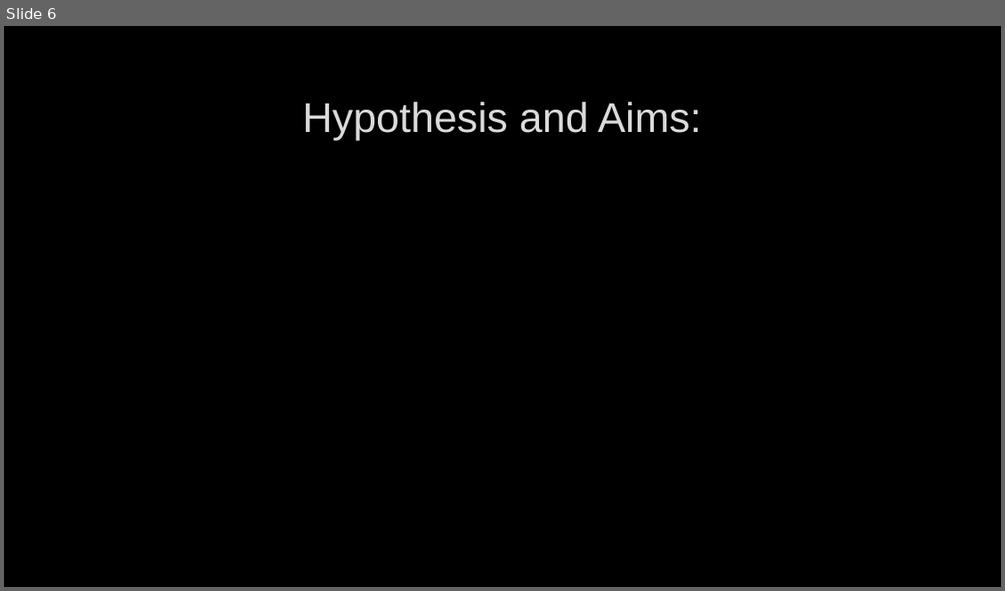
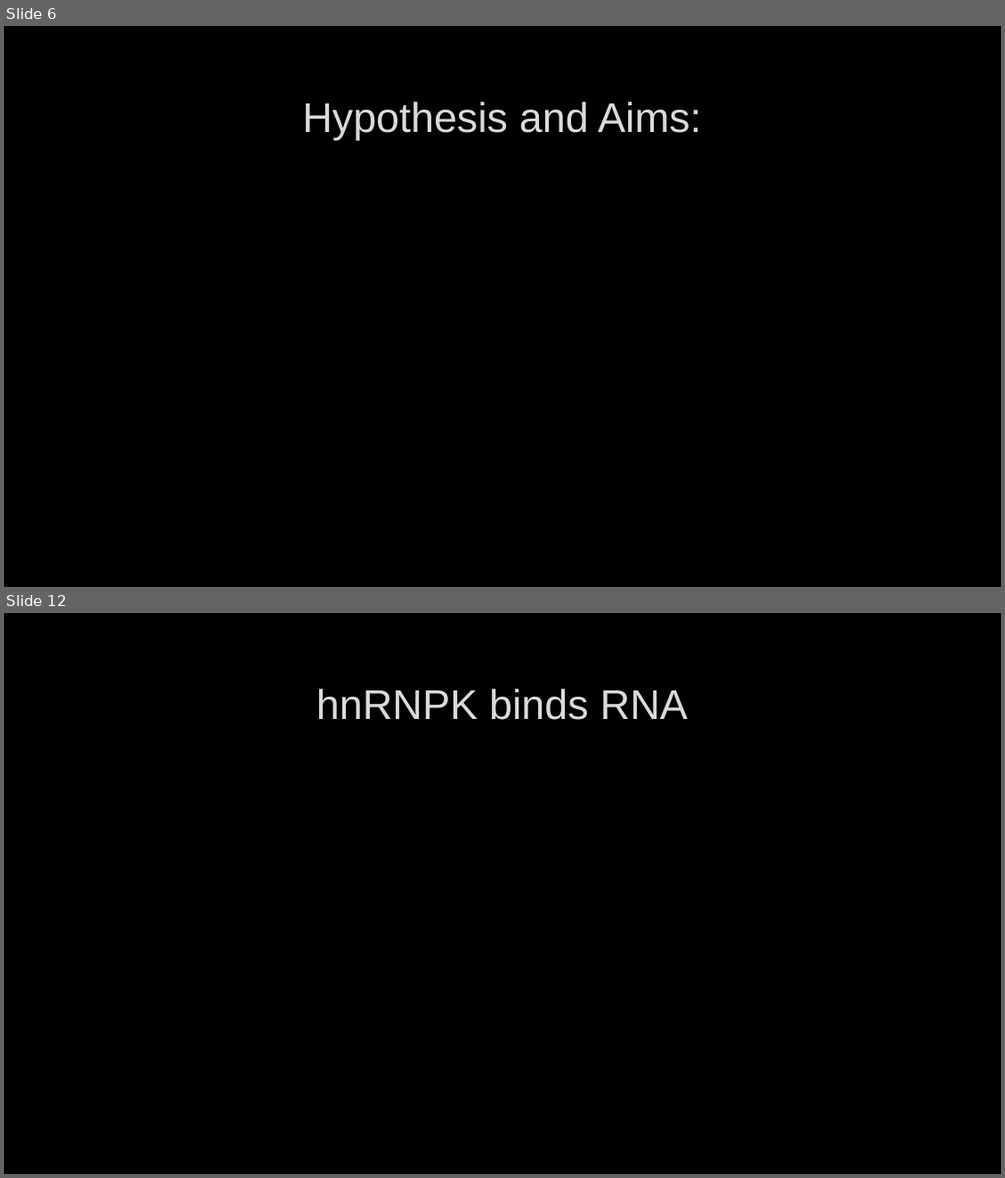
Before and after one commit to HarleyRobinson/Honours2, a slide deck: BackgroundInfo/CollCombBiol.pptx. Shown one above the other, each under a label of ours: slide 6 before the commit, slides 6 and 12 after it; the slides between them are not shown. The pictures are 1005x591 and 1005x1178 pixels, drawn with LibreOffice and Linux fonts; fonts in the diff are those of the drawing; background and template pictures are left out. Boxes give left, top, right and bottom in pixels: in the first picture for what was removed or moved away, otherwise in the second. Text is boxed around its words. In the diff, an @@ line names an element or a change of style, - is before the commit and + after.

```diff
--- a/BackgroundInfo/CollCombBiol.pptx
+++ b/BackgroundInfo/CollCombBiol.pptx
@@ slide 12 added at bbox=[4, 613, 1001, 1174], background picture (left out) @@
@@ title added at bbox=[316, 689, 688, 720], 40 pt, text #DADADA @@
+hnRNPK binds RNA
```
Also in this commit, not shown: 7 other slides added, 2 slides removed, 1 other file.
